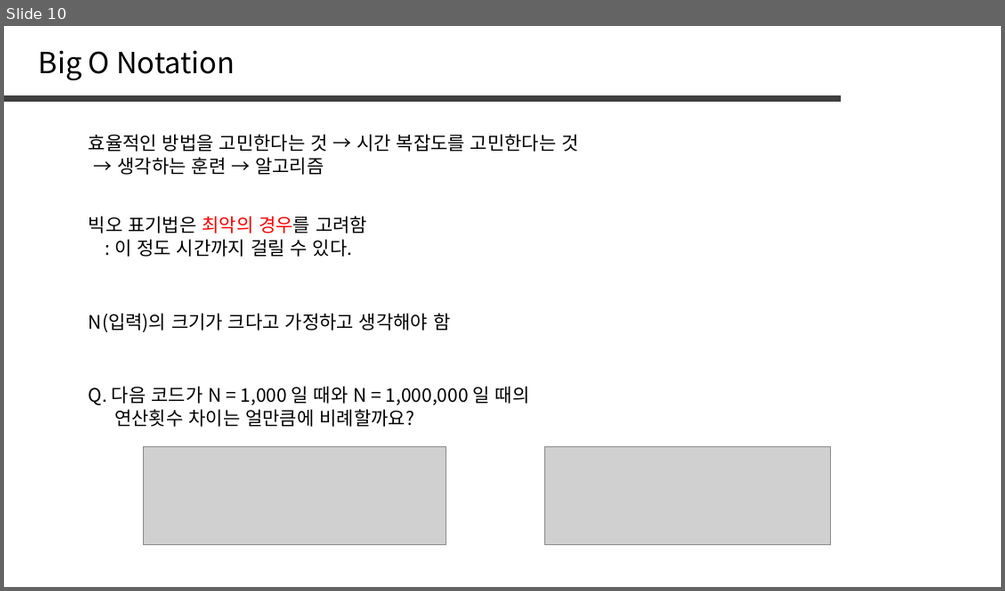
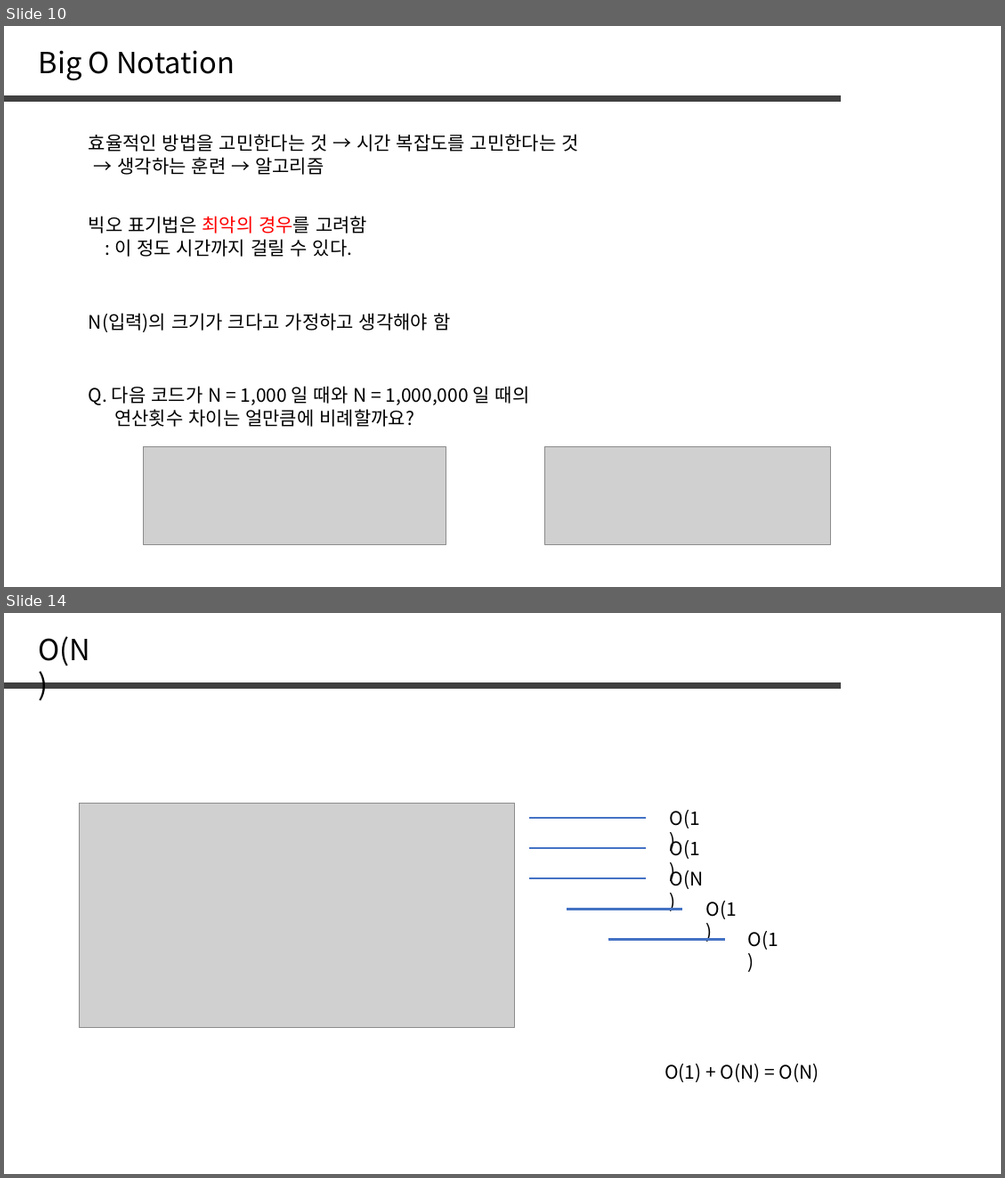
Before and after one commit to jaehoo1/PS-study, a slide deck: study/1_OT.pptx. Shown one above the other, each under a label of ours: slide 10 before the commit, slides 10 and 14 after it; the slides between them are not shown. The pictures are 1005x591 and 1005x1178 pixels, drawn with LibreOffice and Linux fonts; fonts in the diff are those of the drawing; grey boxes stand for pictures. Boxes give left, top, right and bottom in pixels: in the first picture for what was removed or moved away, otherwise in the second. Text is boxed around its words. In the diff, an @@ line names an element or a change of style, - is before the commit and + after.

```diff
--- a/study/1_OT.pptx
+++ b/study/1_OT.pptx
@@ slide 14 added at (4,613,1001,1174), background #FFFFFF @@
@@ text added at (39,636,91,666), 28 pt, text #000000 @@
+O(N)
@@ line added from (4, 686) to (841, 686), #404040 6 pt @@
@@ picture added at (80,803,515,1027) @@
@@ line added from (530, 818) to (647, 818), #4472C4 2.25 pt @@
@@ text added at (670,810,700,828), 18 pt, text #000000 @@
+O(1)
@@ line added from (530, 848) to (647, 848), #4472C4 2.25 pt @@
@@ text added at (670,832,700,859), 18 pt, text #000000 @@
+O(1)
@@ line added from (530, 878) to (647, 878), #4472C4 2.25 pt @@
@@ text added at (670,862,704,889), 18 pt, text #000000 @@
+O(N)
@@ text added at (706,900,736,919), 18 pt, text #000000 @@
+O(1)
@@ line added from (566, 909) to (683, 909), #4472C4 2.25 pt @@
@@ text added at (748,931,778,949), 18 pt, text #000000 @@
+O(1)
@@ line added from (608, 939) to (725, 939), #4472C4 2.25 pt @@
@@ text added at (664,1063,819,1082), 18 pt, text #000000 @@
+O(1) + O(N) = O(N)
```
Also in this commit, not shown: 6 other slides added.
